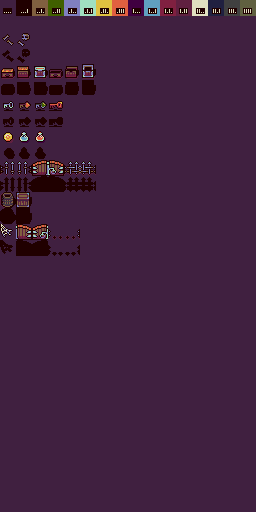
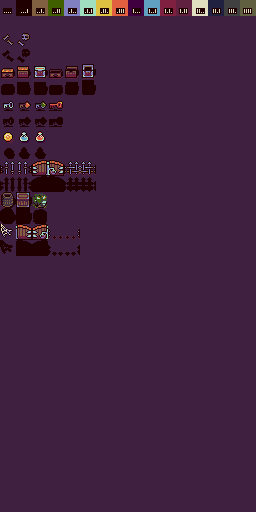
Before/after of a 256 × 512 layered artwork. What changed in the layer stack:
added layer "cabbage" in group "breakables" over [33, 193, 47, 224]
